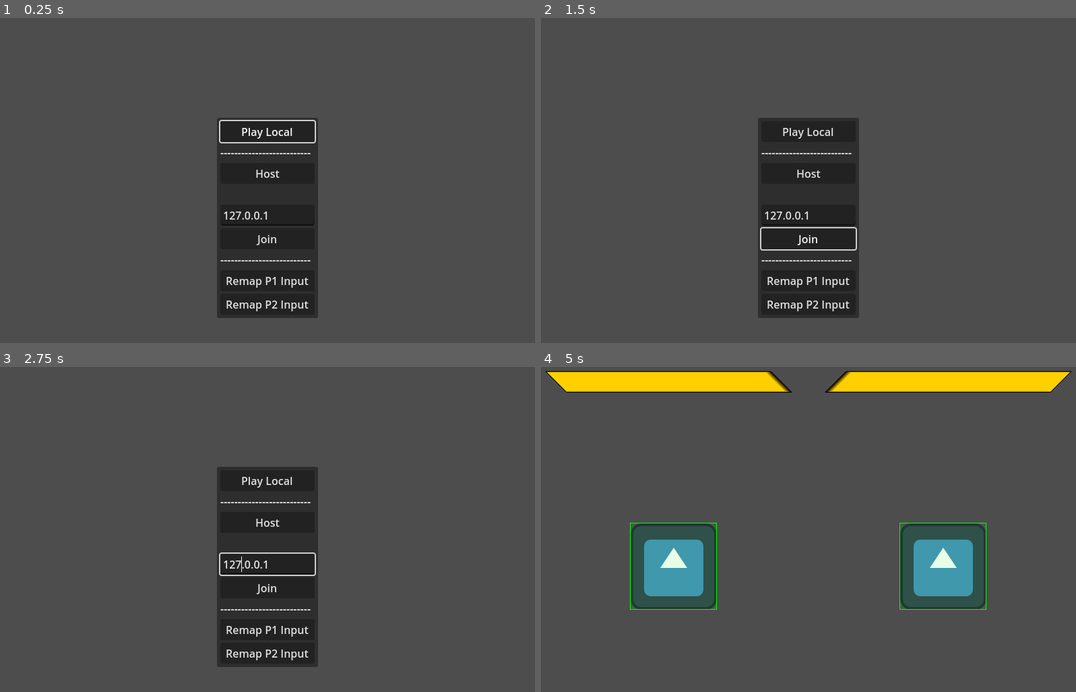
Above: before the commit, frames 1-4 (two rows, left to right).
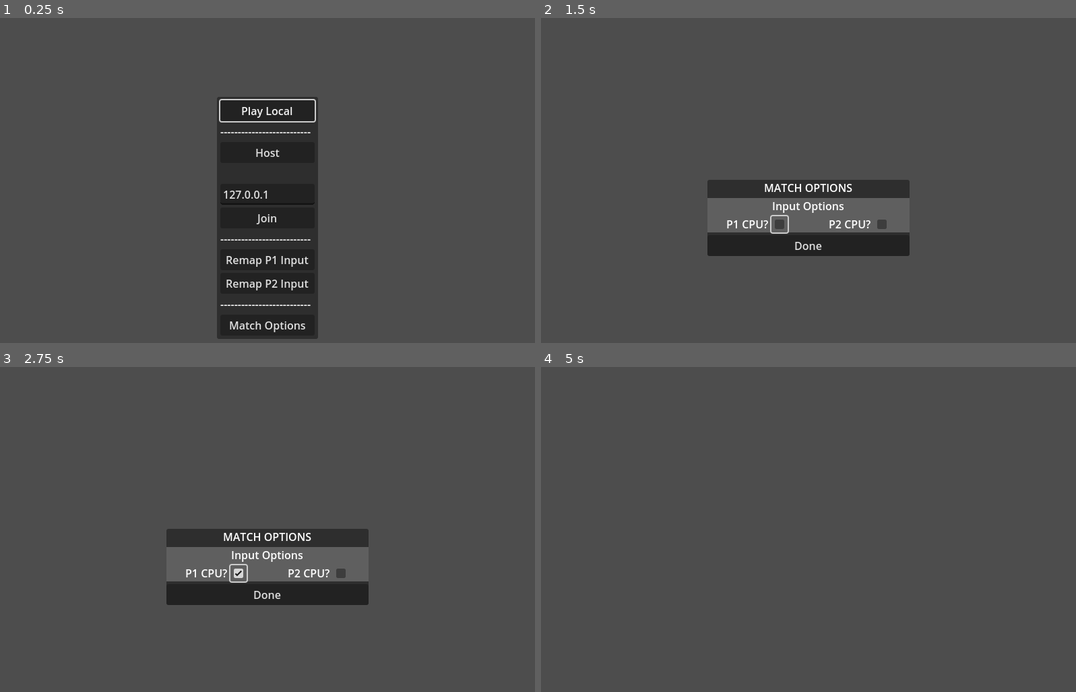
Above: after the commit, the same moments.

Repository: SamBumgardner/spellstrike
Game: Godot game, scene res://network/main.tscn
Same seed, same stepped clock (60 frames per second), same inputs: the game is played once before the commit and once after it. The engine's default icon, where the game draws it, is replaced by a stand-in: a white triangle on a blue panel in a dark square.
Inputs (mouse positions are in pixels of both pictures, inside the frame that each line leads up to):
- Up to frame 1 (0.25 s): no input
- Up to frame 2 (1.5 s): click "Join" at 0.5 s; click (808, 323) at 1.25 s, where only the run after the commit has a clickable "Match Options"
- Up to frame 3 (2.75 s): click (240, 571) at 2.02 s
- Up to frame 4 (5 s): click (808, 480) at 2.75 s, where only the run before the commit has a clickable "Play Local"; click (808, 594) at 3.5 s, where only the run after the commit has a clickable "Done"; click (808, 458) at 4.25 s, where only the run after the commit has a clickable "Play Local"

The runs differ from the first frame. In frame 1, 3.9% of the frame differs, in the area x 40-60%, y 24-99%; in frame 2, 12%; in frame 3, 12%; in frame 4, 14%, in the area x 0-100%, y 1-75%.

Commit message:
added option for random input cpu

Diff:
--- a/game/TestGameplay.gd
+++ b/game/TestGameplay.gd
@@ -4,6 +4,8 @@
 var p2_network_id: int = 1
 var host_side := Side.P1
 var client_side := Side.P2
+
+var match_options: MatchOptions
 
 # handle game ending
 @onready var confirm_defeat_timer: NetworkTimer = $ConfirmDefeatTimer
@@ -19,6 +21,9 @@
 }
 
 var interaction_resolver := InteractionResolver.new()
+
+func init_options(options: MatchOptions) -> void:
+    match_options = options
 
 func _ready():
     SyncManager.sync_started.connect(_on_sync_started)
@@ -44,9 +49,13 @@
         SyncManager.start()
 
 func _on_sync_started():
+    if match_options == null:
+        push_error("Match Options is unset. Falling back to default options...")
+        match_options = MatchOptions.generate_default()
+
     var fighterP1: Player = SyncManager.spawn("fighter0", self, preload("res://player/Player.tscn"), {'x': 200, 'y': 300, 'c': Player.Characters.SPEED, 't': Player.Side.P1}, false);
     fighterP1.set_multiplayer_authority(p1_network_id if host_side == Side.P1 else p2_network_id)
-    fighterP1.input_retriever.input_ids = InputMappingManager.p1_input_mapping
+    fighterP1.input_retriever = match_options.input_retrievers[0]
     health_tracker_1.tracked_player = fighterP1
     fighterP1.defeated.connect(_on_player_defeated)
 
@@ -55,9 +64,9 @@
 
     # when playing online as p2, use the "normal" p1 mapping the player set up.
     if fighterP2.is_multiplayer_authority() and p1_network_id != p2_network_id:
-        fighterP2.input_retriever.input_ids = InputMappingManager.p1_input_mapping
+        fighterP2.input_retriever = match_options.input_retrievers[0]
     else:
-        fighterP2.input_retriever.input_ids = InputMappingManager.p2_input_mapping
+        fighterP2.input_retriever = match_options.input_retrievers[1]
 
     fighterP2.hurtbox_pool.collision_layer = 8
     fighterP2.hurtbox_pool.collision_mask = 4
--- a/game/network/main.gd
+++ b/game/network/main.gd
@@ -13,9 +13,11 @@
     $InputMapperLogic.input_received.connect($InputRemapperDisplay._on_input_received)
     $InputMapperLogic.remap_complete.connect($InputRemapperDisplay._on_remap_complete)
 
+    $"%MatchOptionsButton".pressed.connect(_on_match_options_pressed)
+    $MatchOptionsMenu.closed.connect(_on_match_options_closed)
+
     if OS.get_name() != "Web":
         # not friendly with sam's current router, but also not required for testing.
-
         # var upnp = UPNP.new()
         # upnp.discover()
         # var result = upnp.add_port_mapping(9999)
@@ -35,6 +37,14 @@
 func _on_local_button_pressed():
     %Menu.hide()
     load_game(1, 1)
+
+func _on_match_options_pressed():
+    $Menu.hide()
+    $MatchOptionsMenu.open()
+
+func _on_match_options_closed():
+    $Menu.show()
+    $MatchOptionsMenu.hide()
 
 func _on_remap_button_pressed(side: Player.Side):
     $Menu.hide()
@@ -70,6 +80,8 @@
     multiplayer.server_disconnected.connect(server_offline)
 
 func load_game(p1_id = 1, p2_id = 0):
+    var options: MatchOptions = $MatchOptionsMenu.get_match_options()
+
     if p2_id == 0:
         p2_id = multiplayer.get_unique_id()
 
@@ -78,6 +90,7 @@
         %MapInstance.get_child(0).queue_free()
 
     var instantiated_map = map.instantiate()
+    instantiated_map.init_options(options)
     instantiated_map.p1_network_id = p1_id
     instantiated_map.p2_network_id = p2_id
     %MapInstance.add_child(instantiated_map)
--- a/game/network/main.tscn
+++ b/game/network/main.tscn
@@ -1,9 +1,10 @@
-[gd_scene load_steps=5 format=3 uid="uid://bjtha7dq81a0"]
+[gd_scene load_steps=6 format=3 uid="uid://bjtha7dq81a0"]
 
 [ext_resource type="Script" path="res://network/main.gd" id="1_mcj1k"]
 [ext_resource type="PackedScene" uid="uid://bmufwtv6hw8ys" path="res://TestGameplay.tscn" id="2_agxsy"]
 [ext_resource type="Script" path="res://options/InputRemapperLogic.gd" id="3_tjof3"]
 [ext_resource type="PackedScene" uid="uid://ca1rtsmwjcvlc" path="res://options/InputRemapperDisplay.tscn" id="4_b3cy8"]
+[ext_resource type="PackedScene" uid="uid://dd0s2v25q8xtj" path="res://options/match/MatchOptionsMenu.tscn" id="5_4f10j"]
 
 [node name="Main" type="Node"]
 script = ExtResource("1_mcj1k")
@@ -79,6 +80,15 @@
 layout_mode = 2
 text = "Remap P2 Input"
 
+[node name="Label4" type="Label" parent="Menu/MarginContainer/VBoxContainer"]
+layout_mode = 2
+text = "--------------------------"
+
+[node name="MatchOptionsButton" type="Button" parent="Menu/MarginContainer/VBoxContainer"]
+unique_name_in_owner = true
+layout_mode = 2
+text = "Match Options"
+
 [node name="DisplayPublicIP" type="Label" parent="."]
 unique_name_in_owner = true
 offset_right = 158.0
@@ -97,6 +107,9 @@
 offset_right = 100.0
 offset_bottom = 110.0
 
+[node name="MatchOptionsMenu" parent="." instance=ExtResource("5_4f10j")]
+visible = false
+
 [connection signal="pressed" from="Menu/MarginContainer/VBoxContainer/LocalButton" to="." method="_on_local_button_pressed"]
 [connection signal="pressed" from="Menu/MarginContainer/VBoxContainer/HostButton" to="." method="_on_host_button_pressed"]
 [connection signal="text_submitted" from="Menu/MarginContainer/VBoxContainer/To" to="." method="_on_to_text_submitted"]
--- /dev/null
+++ b/game/options/MatchOptions.gd
@@ -0,0 +1,11 @@
+class_name MatchOptions extends RefCounted
+
+var input_retrievers: Array
+
+func _init(new_input_retrievers):
+    input_retrievers = new_input_retrievers
+
+static func generate_default() -> MatchOptions:
+    return MatchOptions.new(
+        [InputRetriever.new(InputMappingManager.p1_input_mapping), InputRetriever.new(InputMappingManager.p2_input_mapping)]
+    )
--- /dev/null
+++ b/game/options/match/MatchOptionsMenu.gd
@@ -0,0 +1,25 @@
+class_name MatchOptionsMenu extends Control
+
+signal closed
+
+func _ready() -> void:
+    $"%DoneButton".pressed.connect(_on_done)
+
+func open():
+    show()
+    $PanelContainer/VBoxContainer/InputOptions/VBoxContainer/HBoxContainer/P1_CPU/CheckBox.grab_focus()
+
+func _on_done():
+    hide()
+    closed.emit()
+
+func get_match_options() -> MatchOptions:
+    return MatchOptions.new(
+        get_input_retrievers()
+    )
+
+func get_input_retrievers() -> Array:
+    var p1_mapper = RandomCpuInputRetriever.new() if $"%P1_CPU".button_pressed else InputRetriever.new(InputMappingManager.p1_input_mapping)
+    var p2_mapper = RandomCpuInputRetriever.new() if $"%P2_CPU".button_pressed else InputRetriever.new(InputMappingManager.p2_input_mapping)
+
+    return [p1_mapper, p2_mapper]
--- /dev/null
+++ b/game/options/match/MatchOptionsMenu.tscn
@@ -0,0 +1,71 @@
+[gd_scene load_steps=4 format=3 uid="uid://dd0s2v25q8xtj"]
+
+[ext_resource type="PackedScene" uid="uid://d2kpv8jsk4xt2" path="res://options/match/toggle_option.tscn" id="1_6ppfl"]
+[ext_resource type="Script" path="res://options/match/MatchOptionsMenu.gd" id="1_8pohc"]
+
+[sub_resource type="StyleBoxFlat" id="StyleBoxFlat_b3fo5"]
+bg_color = Color(0.374139, 0.374139, 0.374139, 1)
+
+[node name="MatchOptionsMenu" type="Control"]
+layout_mode = 3
+anchors_preset = 8
+anchor_left = 0.5
+anchor_top = 0.5
+anchor_right = 0.5
+anchor_bottom = 0.5
+grow_horizontal = 2
+grow_vertical = 2
+script = ExtResource("1_8pohc")
+
+[node name="PanelContainer" type="PanelContainer" parent="."]
+custom_minimum_size = Vector2(300, 0)
+layout_mode = 1
+anchors_preset = 8
+anchor_left = 0.5
+anchor_top = 0.5
+anchor_right = 0.5
+anchor_bottom = 0.5
+offset_left = -150.0
+offset_top = -39.0
+offset_right = 150.0
+offset_bottom = 39.0
+grow_horizontal = 2
+grow_vertical = 2
+
+[node name="VBoxContainer" type="VBoxContainer" parent="PanelContainer"]
+layout_mode = 2
+
+[node name="MainTitle" type="Label" parent="PanelContainer/VBoxContainer"]
+layout_mode = 2
+text = "MATCH OPTIONS"
+horizontal_alignment = 1
+
+[node name="InputOptions" type="PanelContainer" parent="PanelContainer/VBoxContainer"]
+layout_mode = 2
+theme_override_styles/panel = SubResource("StyleBoxFlat_b3fo5")
+
+[node name="VBoxContainer" type="VBoxContainer" parent="PanelContainer/VBoxContainer/InputOptions"]
+layout_mode = 2
+
+[node name="InputTitle" type="Label" parent="PanelContainer/VBoxContainer/InputOptions/VBoxContainer"]
+layout_mode = 2
+text = "Input Options"
+horizontal_alignment = 1
+
+[node name="HBoxContainer" type="HBoxContainer" parent="PanelContainer/VBoxContainer/InputOptions/VBoxContainer"]
+layout_mode = 2
+
+[node name="P1_CPU" parent="PanelContainer/VBoxContainer/InputOptions/VBoxContainer/HBoxContainer" instance=ExtResource("1_6ppfl")]
+unique_name_in_owner = true
+layout_mode = 2
+text = "P1 CPU?"
+
+[node name="P2_CPU" parent="PanelContainer/VBoxContainer/InputOptions/VBoxContainer/HBoxContainer" instance=ExtResource("1_6ppfl")]
+unique_name_in_owner = true
+layout_mode = 2
+text = "P2 CPU?"
+
+[node name="DoneButton" type="Button" parent="PanelContainer/VBoxContainer"]
+unique_name_in_owner = true
+layout_mode = 2
+text = "Done"
--- /dev/null
+++ b/game/options/match/ToggleOption.gd
@@ -0,0 +1,11 @@
+class_name ToggleOption extends HBoxContainer
+
+@export var text: String = "":
+    set(x):
+        $Label.text = x
+
+@export var button_pressed: bool:
+    get():
+        return $CheckBox.button_pressed
+    set(x):
+        $CheckBox.button_pressed = x
--- /dev/null
+++ b/game/options/match/toggle_option.tscn
@@ -0,0 +1,14 @@
+[gd_scene load_steps=2 format=3 uid="uid://d2kpv8jsk4xt2"]
+
+[ext_resource type="Script" path="res://options/match/ToggleOption.gd" id="1_v0mgi"]
+
+[node name="ToggleOption" type="HBoxContainer"]
+size_flags_horizontal = 6
+script = ExtResource("1_v0mgi")
+
+[node name="Label" type="Label" parent="."]
+layout_mode = 2
+text = "ToggleOption"
+
+[node name="CheckBox" type="CheckBox" parent="."]
+layout_mode = 2
--- a/game/player/Player.gd
+++ b/game/player/Player.gd
@@ -311,6 +311,8 @@
 func _network_despawn() -> void:
     pass
 
+func _process(delta: float) -> void:
+    input_retriever._process(delta)
 
 ###############
 # PLAYER ENUM #
--- a/game/player/input/InputRetriever.gd
+++ b/game/player/input/InputRetriever.gd
@@ -52,6 +52,9 @@
     "s": 0,
 }
 
+func _init(mapping: Dictionary = DEFAULT_P1):
+    input_ids = mapping
+
 func retrieve_input() -> Dictionary:
     var input_retrieve_method: Callable
     if control_type == ControlType.KEYBOARD:
@@ -75,6 +78,9 @@
 
     return result
 
+func _process(_delta):
+    pass
+
 enum ControlType {
     KEYBOARD = 0,
     JOY = 1
--- /dev/null
+++ b/game/player/input/RandomCpuInputRetriever.gd
@@ -0,0 +1,37 @@
+class_name RandomCpuInputRetriever extends InputRetriever
+
+const ATTACK_CHANCE = .01
+const ATTACK_DELAY = 1
+const MOVE_DELAY_MIN = .25
+const MOVE_DELAY_MAX = 1
+
+var remaining_attack_delay: float = 0
+
+var saved_directions: Dictionary = {"l": 0, "r": 0}
+var remaining_move_choice_delay: float = 0
+
+func retrieve_input() -> Dictionary:
+    var result = EMPTY.duplicate()
+
+    if remaining_move_choice_delay <= 0:
+        saved_directions = {"l": randi() % 2, "r": randi() % 2}
+        remaining_move_choice_delay = randf_range(MOVE_DELAY_MIN, MOVE_DELAY_MAX)
+
+    for key in result:
+        if key in saved_directions.keys():
+            result[key] = saved_directions[key]
+        else:
+            if remaining_attack_delay <= 0 and randf() < ATTACK_CHANCE:
+                result[key] = 1
+                remaining_attack_delay = ATTACK_DELAY
+            else:
+                result[key] = 0
+
+    return result
+
+func _process(delta: float):
+    if remaining_attack_delay > 0:
+        remaining_attack_delay -= delta
+
+    if remaining_move_choice_delay > 0:
+        remaining_move_choice_delay -= delta
